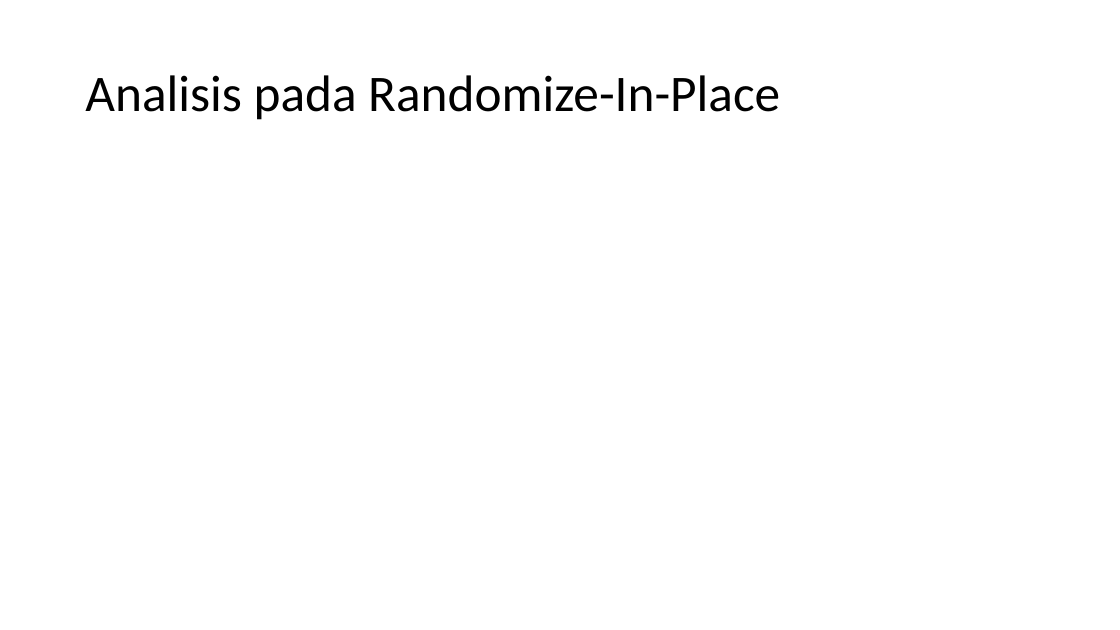
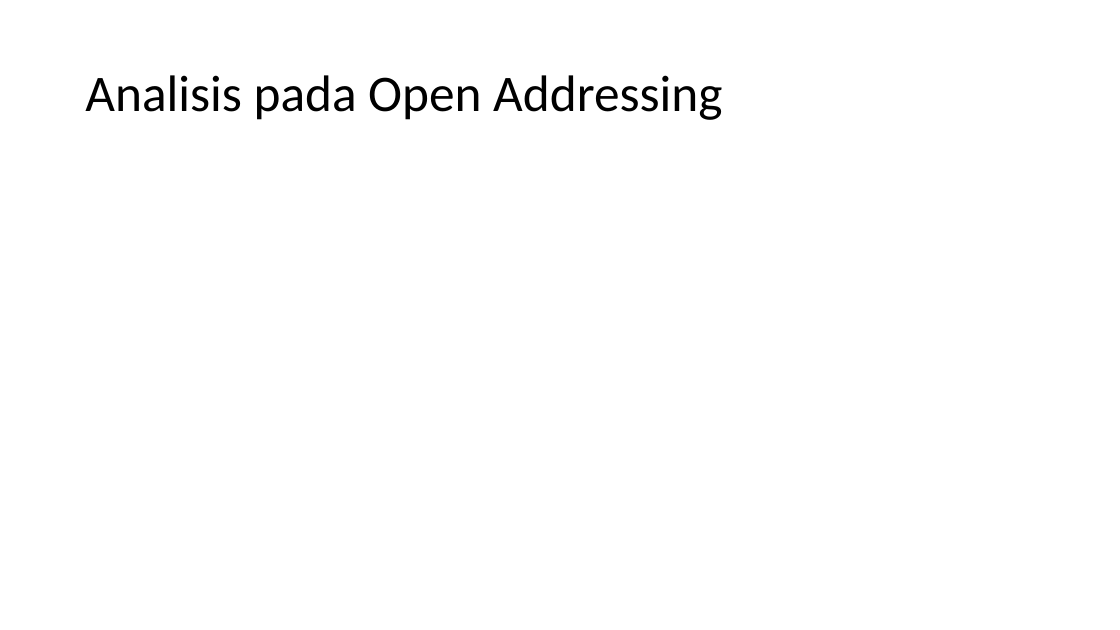
Before and after one commit to anwari32/books, a slide deck: slide 28 of Computer Science & Informatics/IF5020 Algoritma dan Pemrograman/23520050 Muhammad Anwari Leksono.pptx (slide 17 before the commit). Drawn at 1120x630 pixels with LibreOffice and Linux fonts; fonts in the diff are those of the drawing; grey boxes stand for pictures. Boxes give left, top, right and bottom in pixels: in the first picture for what was removed or moved away, otherwise in the second. Text is boxed around its words. In the diff, an @@ line names an element or a change of style, - is before the commit and + after.

```diff
--- a/Computer Science & Informatics/IF5020 Algoritma dan Pemrograman/23520050 Muhammad Anwari Leksono.pptx
+++ b/Computer Science & Informatics/IF5020 Algoritma dan Pemrograman/23520050 Muhammad Anwari Leksono.pptx
@@ title at (x1=85, y1=75, x2=722, y2=120): text changed @@
-Analisis pada Randomize-In-Place
+Analisis pada Open Addressing
```
Also in this commit, not shown: 3 other slides changed, 29 slides added, 14 slides removed, 28 other files.
